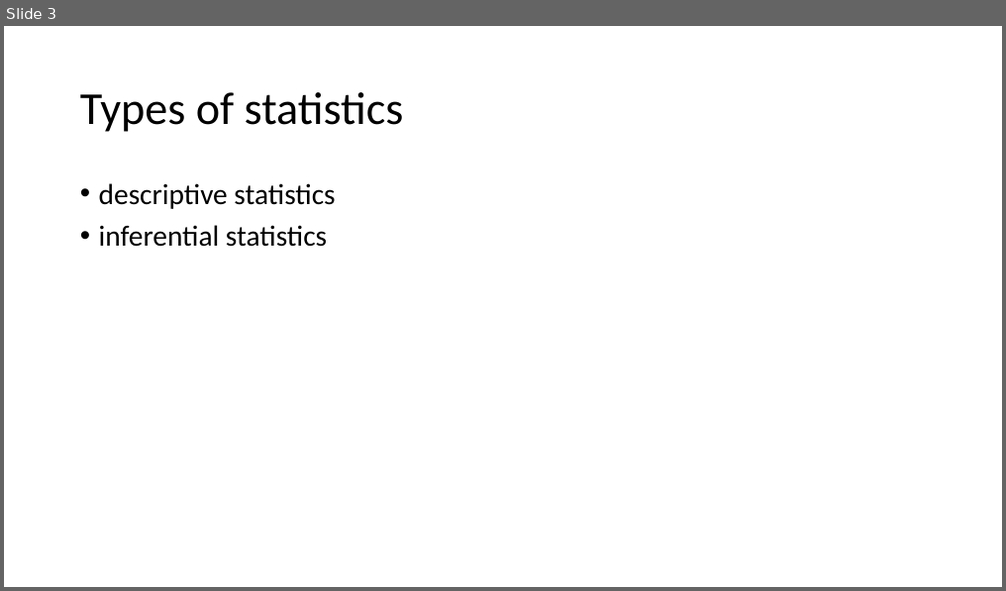
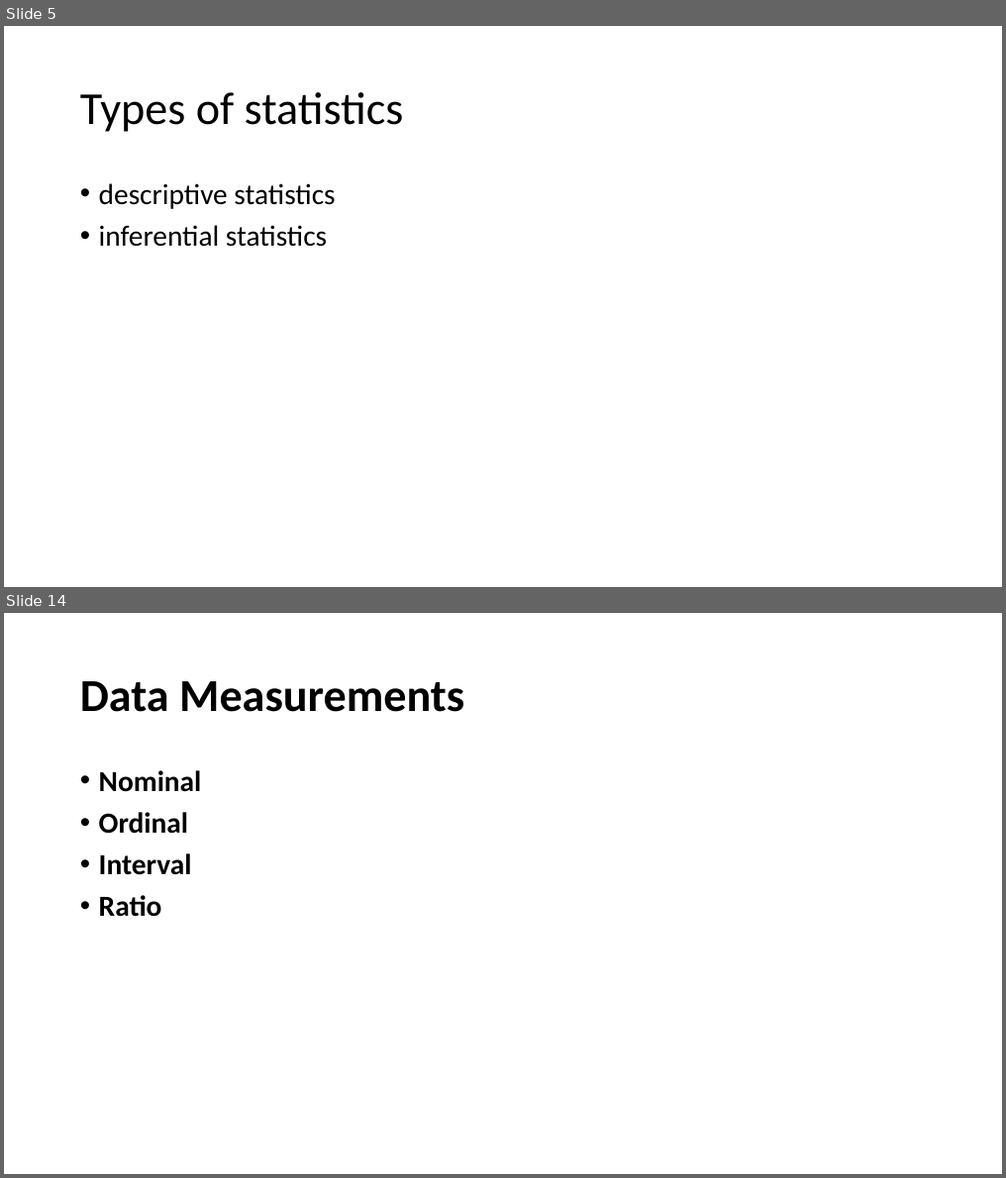
Before and after one commit to joviyal-arun/STAT_TUTORIAL_DOCUMENTS, a slide deck: statistics_tutorial.pptx. Shown one above the other, each under a label of ours: slide 3 before the commit, slides 5 and 14 after it; the slides between them are not shown. The pictures are 1006x591 and 1006x1178 pixels, drawn with LibreOffice and Linux fonts; fonts in the diff are those of the drawing. Boxes give left, top, right and bottom in pixels: in the first picture for what was removed or moved away, otherwise in the second. Text is boxed around its words. In the diff, an @@ line names an element or a change of style, - is before the commit and + after.

Commit message:
type of stat and data measurement is completed

```diff
--- a/statistics_tutorial.pptx
+++ b/statistics_tutorial.pptx
@@ slide 14 added at [4,613,1002,1174], background #FFFFFF @@
@@ title added at [80,681,464,712], 44 pt, text #000000, bold @@
+Data Measurements
@@ text added at [99,770,202,917], 28 pt, text #000000, bold @@
+• Nominal
+• Ordinal
+• Interval
+• Ratio
@@ what was slide 3 is now slide 5 @@
```
Also in this commit, not shown: 1 slide changed, 13 other slides added.
